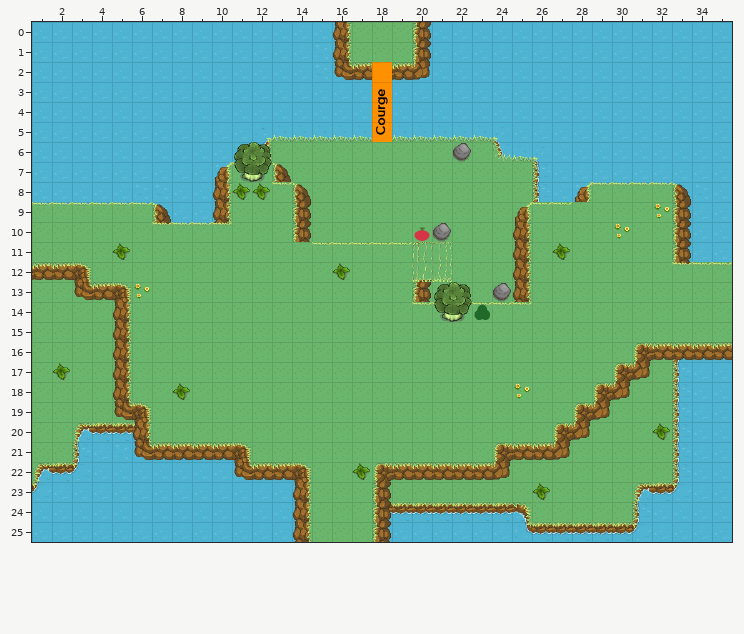
Two states of a Tiled map, assets/Tiled/map_hub.tmx. This is how it looked before the edit.
Cells are 32x32 px. Shown: x 1..35, y 0..25.
Once edited:
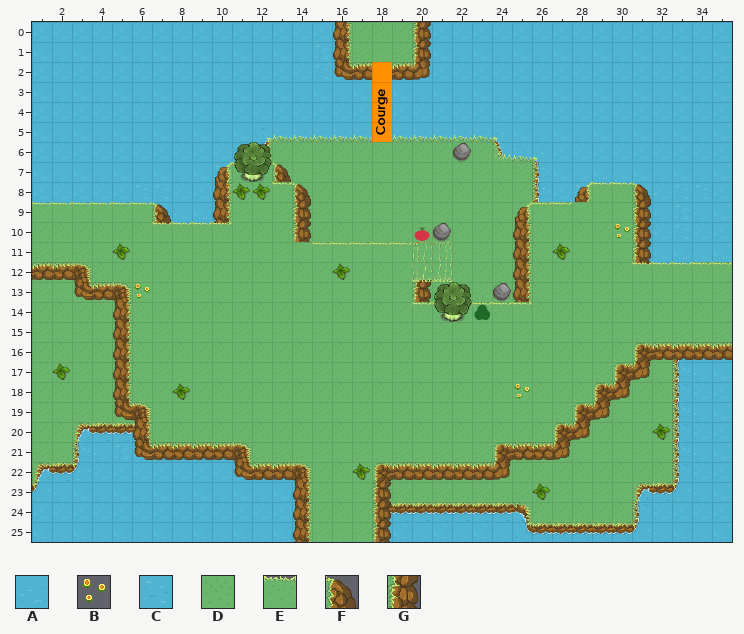
Key: from "tileset": A 0, B 1, C 36, D 72, E 114, F 115, G 151.
_ is an empty cell.
Changes in this commit:
Layer "sol_layer":
y 9..11: x 32 D -> _
Layer "eau_layer":
y 8: x 32 C -> A
y 9..10: x 31..32 __ -> AA
y 11: x 31..33 __C -> AAA
y 12: x 31..33 ___ -> GAA
Layer "murs_layer":
y 8: x 31..33 EEF -> F__
y 9..11: x 31 _ -> G; x 33 G -> _
y 12: x 31..32 __ -> EE
Layer "decor_layer":
y 9: x 32 B -> _
